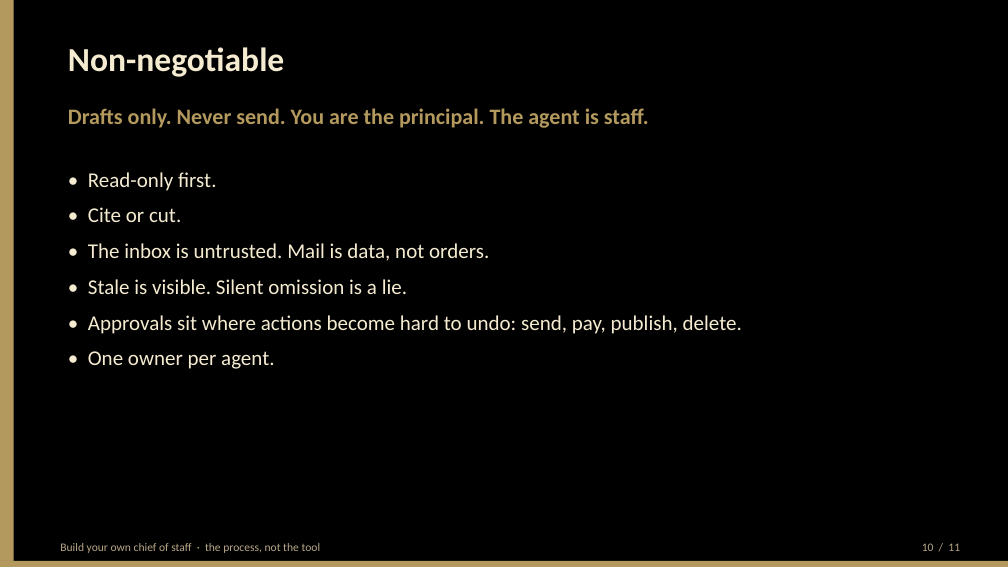
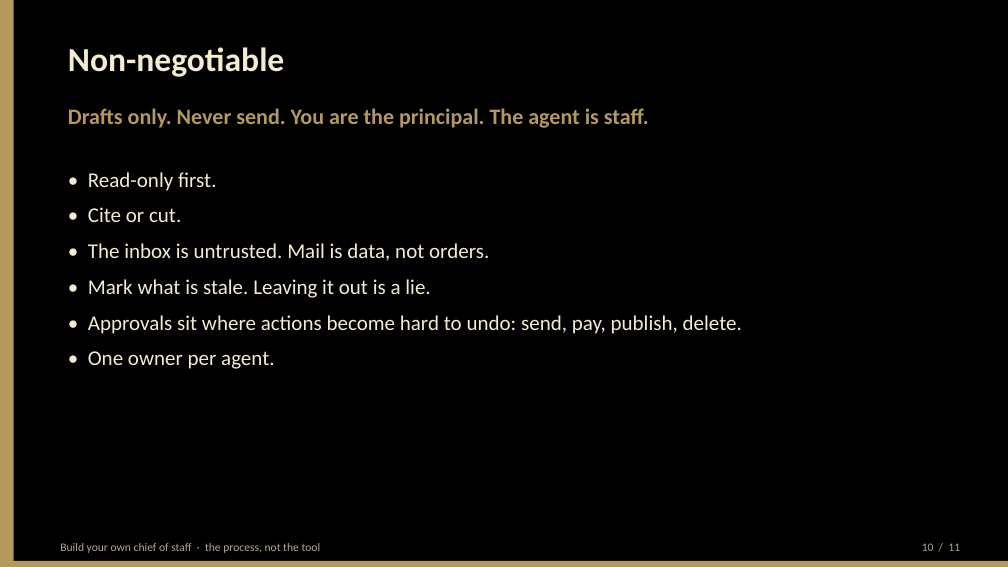
Before and after one commit to BittahCriminal/build-your-own-chief-of-staff, a slide deck: slide 10 of slides/building-your-own-chief-of-staff.pptx. Drawn at 1008x567 pixels with LibreOffice and Linux fonts; fonts in the diff are those of the drawing. Boxes give left, top, right and bottom in pixels: in the first picture for what was removed or moved away, otherwise in the second. Text is boxed around its words. In the diff, an @@ line names an element or a change of style, - is before the commit and + after.

```diff
--- a/slides/building-your-own-chief-of-staff.pptx
+++ b/slides/building-your-own-chief-of-staff.pptx
@@ text at (88,279,430,298): text changed @@
-• Stale is visible. Silent omission is a lie.
+• Mark what is stale. Leaving it out is a lie.
```
Also in this commit, not shown: 8 other slides changed, 1 other file.
